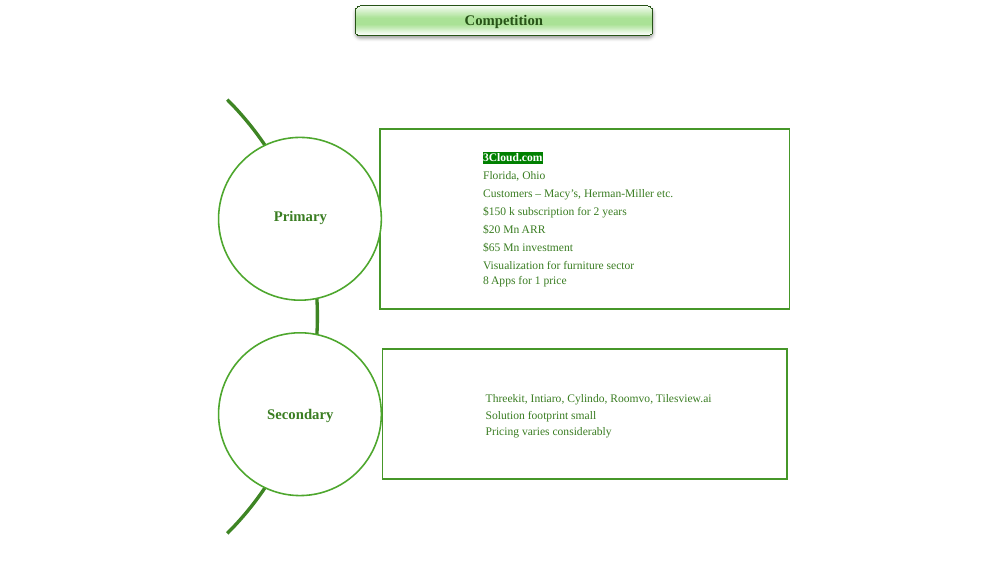
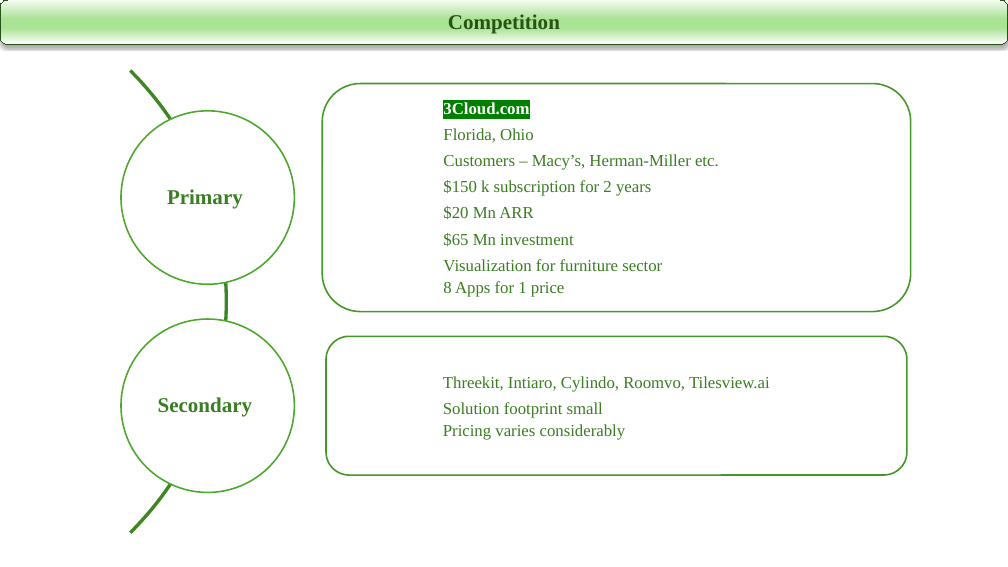
Before and after one commit to rktumuluri63/VC_RK_Investment, a slide deck: slide 7 of Agenda/Girish_Rishi_VisCommerce.pptx. Drawn at 1008x567 pixels with LibreOffice and Linux fonts; fonts in the diff are those of the drawing. Boxes give left, top, right and bottom in pixels: in the first picture for what was removed or moved away, otherwise in the second. Text is boxed around its words. In the diff, an @@ line names an element or a change of style, - is before the commit and + after.

```diff
--- a/Agenda/Girish_Rishi_VisCommerce.pptx
+++ b/Agenda/Girish_Rishi_VisCommerce.pptx
@@ size 14 to 20 pt in 3 elements at box(158, 397, 253, 417), box(167, 189, 243, 209), box(0, 0, 1008, 45) @@
@@ rounded rectangle "Competition": place and size @@
-rounded rectangle "Competition" at box(355, 6, 653, 36)
+rounded rectangle "Competition" at box(0, 0, 1008, 45)
@@ arch (boxed as its full ring): place and size @@
-arch (boxed as its full ring) at box(0, 10, 318, 567)
+arch (boxed as its full ring) at box(0, 0, 228, 567)
@@ rounded rectangle added at box(322, 84, 910, 312), fill #FFFFFF, outline #47982A 1.5 pt @@
@@ ellipse: place and size @@
-ellipse at box(219, 138, 381, 300)
+ellipse at box(121, 111, 294, 284)
@@ text "3Cloud.com" at box(443, 102, 719, 297): size 11 to 16 pt; more space between paragraphs; indent changed @@
@@ text "3Cloud.com": place and size @@
-text "3Cloud.com" at box(483, 153, 673, 287)
+text "3Cloud.com" at box(443, 102, 719, 297)
@@ rectangle removed at box(380, 129, 789, 309) @@
@@ text "Primary": place and size @@
-text "Primary" at box(274, 211, 327, 224)
+text "Primary" at box(167, 189, 243, 209)
@@ ellipse: place and size @@
-ellipse at box(219, 333, 381, 495)
+ellipse at box(121, 319, 294, 492)
@@ rounded rectangle added at box(326, 337, 907, 476), fill #FFFFFF, outline #47982A 1.5 pt @@
@@ text "Threekit, Intiaro, Cylindo, Roomvo, Tilesview.ai": place and size @@
-text "Threekit, Intiaro, Cylindo, Roomvo, Tilesview.ai" at box(486, 394, 712, 438)
+text "Threekit, Intiaro, Cylindo, Roomvo, Tilesview.ai" at box(443, 376, 770, 440)
@@ text "Threekit, Intiaro, Cylindo, Roomvo, Tilesview.ai" at box(443, 376, 770, 440): size 11 to 16 pt; more space between paragraphs; indent changed @@
@@ rectangle removed at box(383, 349, 787, 479) @@
@@ text "Secondary": place and size @@
-text "Secondary" at box(267, 408, 333, 422)
+text "Secondary" at box(158, 397, 253, 417)
```
Also in this commit, not shown: 7 other slides changed, 6 slides added, 5 slides removed.
